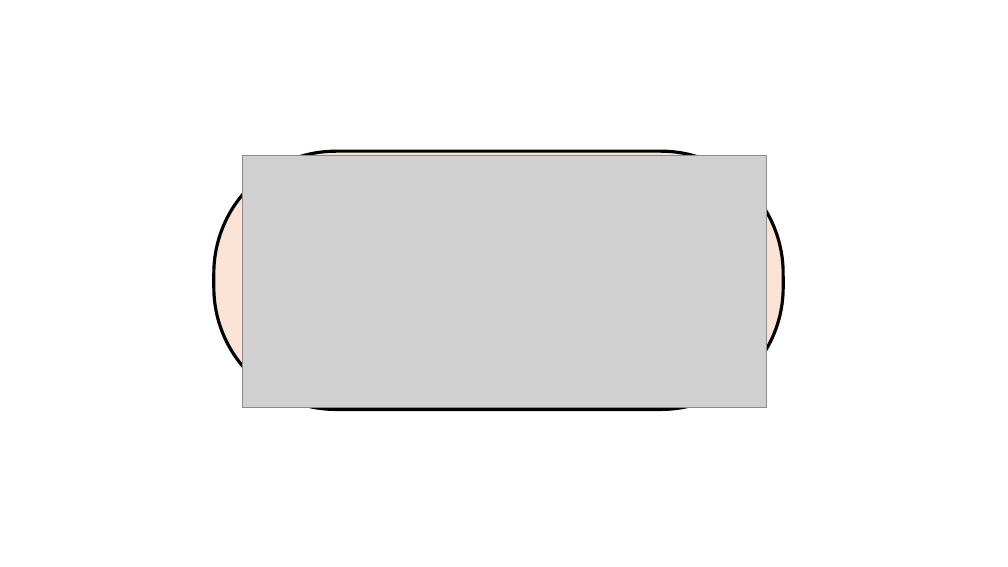
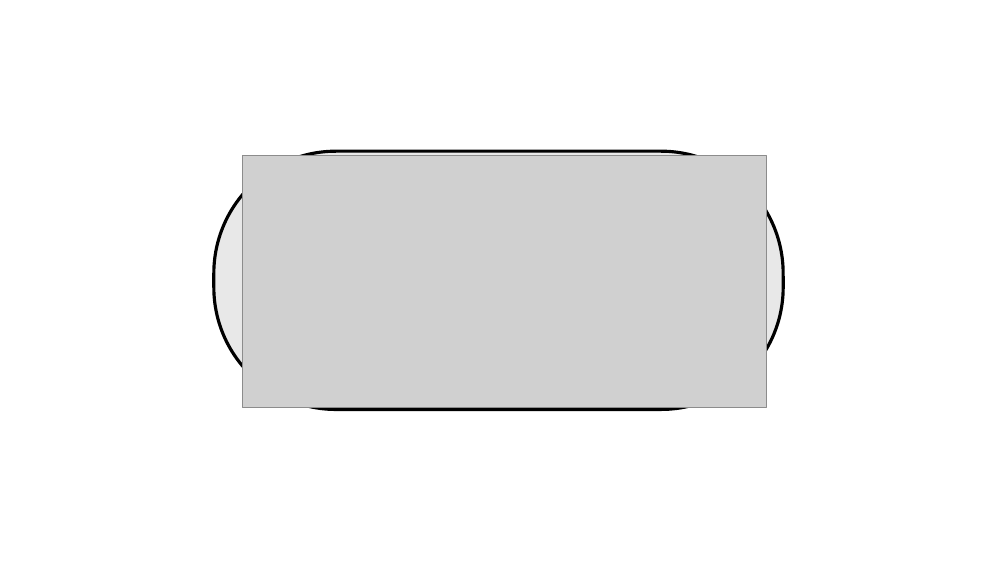
Before and after one commit to broadhurstdavid/QC-MXP, a slide deck: slide 4 of res/powerpointStuff.pptx. Drawn at 1008x567 pixels with LibreOffice and Linux fonts; fonts in the diff are those of the drawing; grey boxes stand for pictures. Boxes give left, top, right and bottom in pixels: in the first picture for what was removed or moved away, otherwise in the second. Text is boxed around its words. In the diff, an @@ line names an element or a change of style, - is before the commit and + after.

```diff
--- a/res/powerpointStuff.pptx
+++ b/res/powerpointStuff.pptx
@@ rounded rectangle at (x1=214, y1=151, x2=783, y2=410): fill #FBE3D6 to #E8E8E8 @@
```
Also in this commit, not shown: 6 other files.
